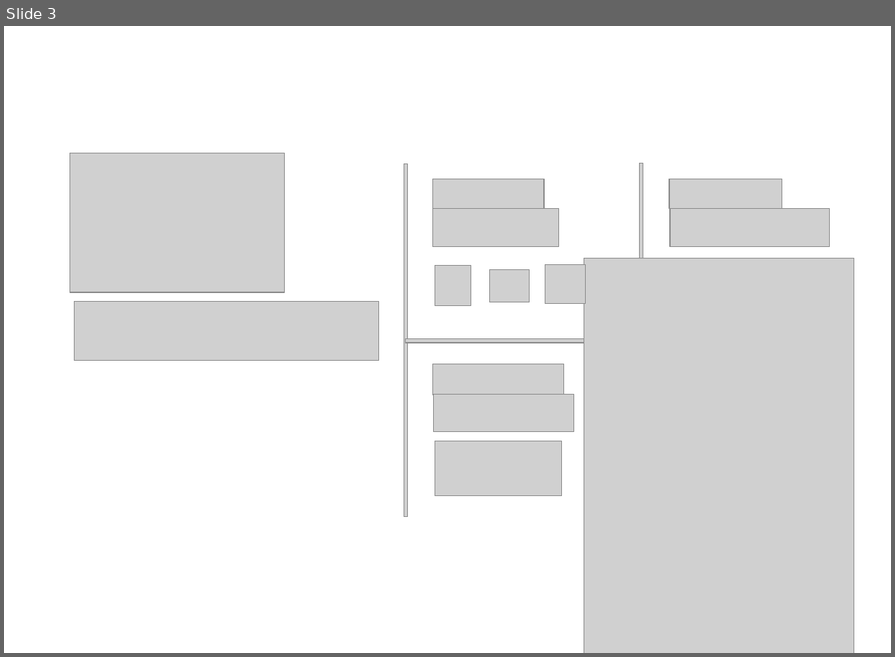
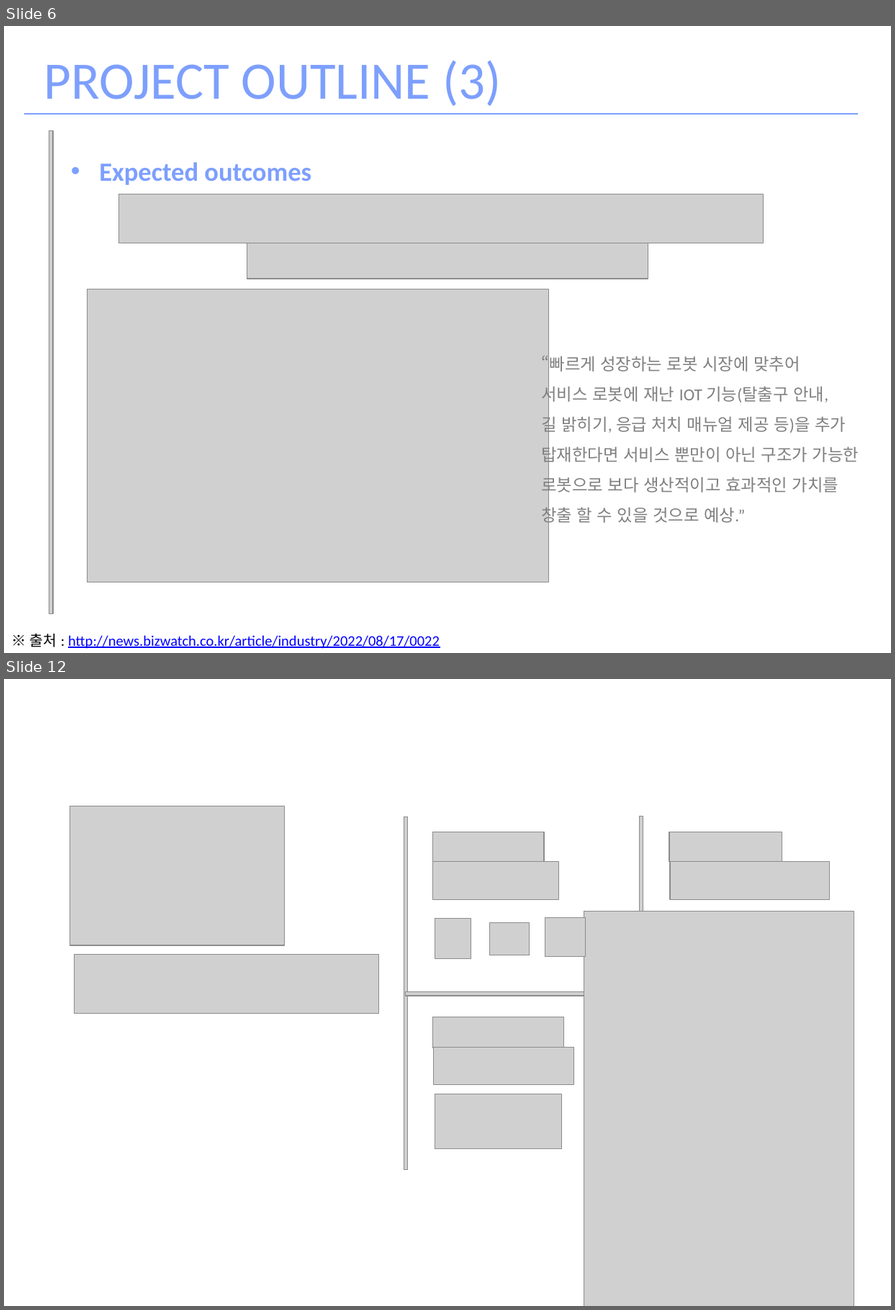
Before and after one commit to OhJaeGeun/IOT3_Project_helper_bot, a slide deck: Portfolio/HELPER_BOT_2.pptx. Shown one above the other, each under a label of ours: slide 3 before the commit, slides 6 and 12 after it; the slides between them are not shown. The pictures are 895x657 and 895x1310 pixels, drawn with LibreOffice and Linux fonts; fonts in the diff are those of the drawing; grey boxes stand for pictures. Boxes give left, top, right and bottom in pixels: in the first picture for what was removed or moved away, otherwise in the second. Text is boxed around its words. In the diff, an @@ line names an element or a change of style, - is before the commit and + after.

```diff
--- a/Portfolio/HELPER_BOT_2.pptx
+++ b/Portfolio/HELPER_BOT_2.pptx
@@ slide 6 added at (x1=4, y1=26, x2=891, y2=653), background #FFFFFF @@
@@ text added at (x1=44, y1=61, x2=501, y2=106), 50 pt, text #7D9FFD @@
+PROJECT OUTLINE (3)
@@ line added from (24, 114) to (859, 114), #7D9FFD 1.5 pt @@
@@ picture added at (x1=49, y1=130, x2=53, y2=614) @@
@@ text added at (x1=99, y1=162, x2=311, y2=185), 25 pt, text #7D9FFD, bold @@
+• Expected outcomes
@@ picture added at (x1=119, y1=194, x2=764, y2=243) @@
@@ picture added at (x1=247, y1=243, x2=648, y2=279) @@
@@ picture added at (x1=88, y1=289, x2=548, y2=582) @@
@@ text added at (x1=541, y1=353, x2=859, y2=526), 16 pt, text #808080 @@
+“빠르게 성장하는 로봇 시장에 맞추어
+서비스 로봇에 재난 IOT 기능(탈출구 안내,
+길 밝히기, 응급 처치 매뉴얼 제공 등)을 추가
+탑재한다면 서비스 뿐만이 아닌 구조가 가능한
+로봇으로 보다 생산적이고 효과적인 가치를
+창출 할 수 있을 것으로 예상.”
@@ text added at (x1=29, y1=634, x2=440, y2=649), 14 pt, text #0000FF, underline @@
+※ 출처 : http://news.bizwatch.co.kr/article/industry/2022/08/17/0022
@@ what was slide 3 is now slide 12 @@
```
Also in this commit, not shown: 2 slides changed, 9 other slides added, 2 slides removed, 14 other files.
